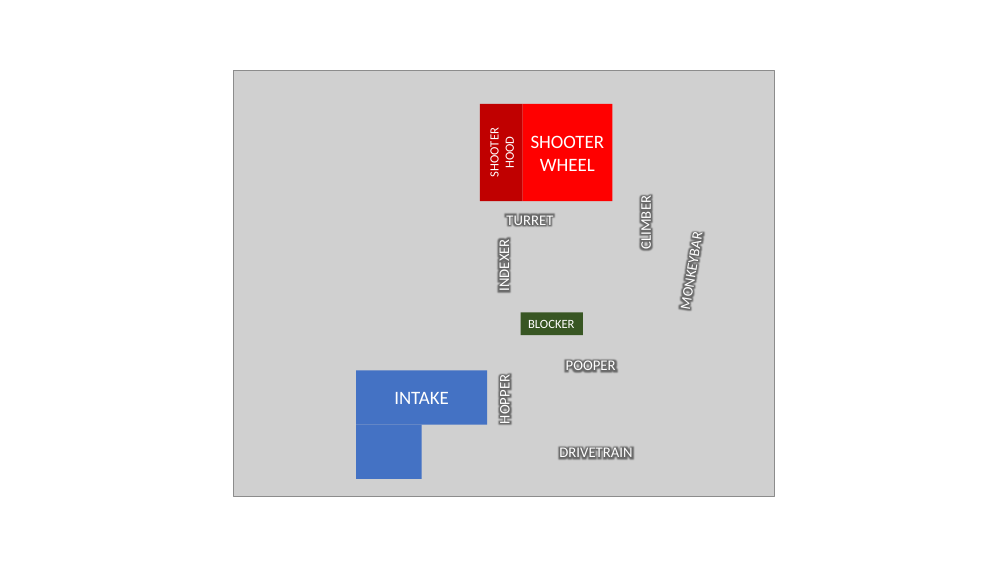
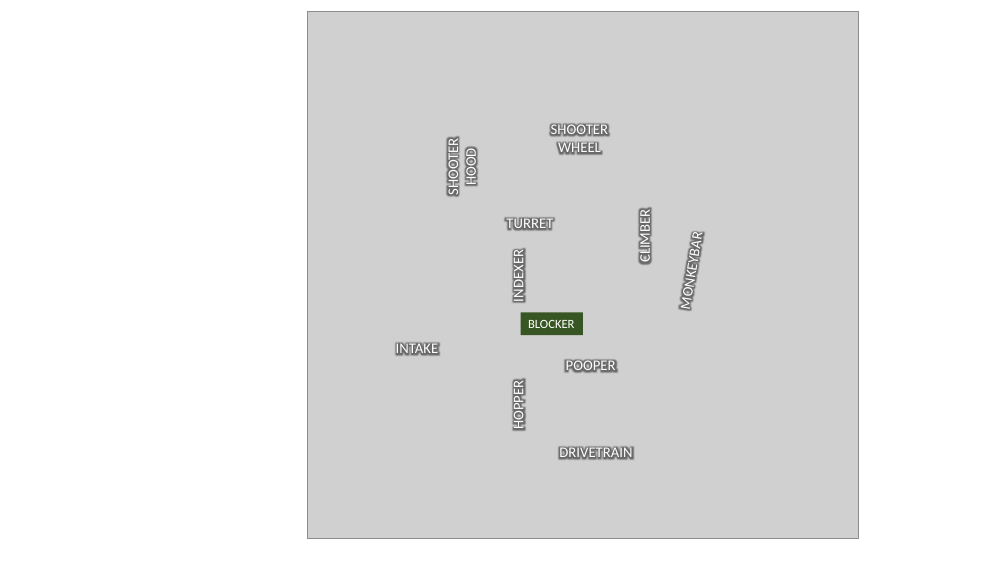
Before and after one commit to Team2168/2022_Main_Robot, a slide deck: slide 1 of images/labeled_robot.pptx. Drawn at 1008x567 pixels with LibreOffice and Linux fonts; fonts in the diff are those of the drawing; grey boxes stand for pictures. Boxes give left, top, right and bottom in pixels: in the first picture for what was removed or moved away, otherwise in the second. Text is boxed around its words. In the diff, an @@ line names an element or a change of style, - is before the commit and + after.

```diff
--- a/images/labeled_robot.pptx
+++ b/images/labeled_robot.pptx
@@ picture: place and size @@
-picture at bbox=[234, 70, 775, 497]
+picture at bbox=[308, 11, 859, 539]
@@ text "SHOOTER WHEEL": place and size @@
-text "SHOOTER WHEEL" at bbox=[523, 104, 613, 201]
+text "SHOOTER WHEEL" at bbox=[551, 122, 608, 154]
@@ text "SHOOTER WHEEL" at bbox=[551, 122, 608, 154]: size 18 to 14 pt; vertical alignment middle to top; fill #FF0000 to none @@
@@ text "SHOOTER HOOD" at bbox=[444, 143, 480, 194]: size 12 to 14 pt; vertical alignment middle to top; fill #C00000 to none; rotation 0 to 270 degrees @@
@@ text "CLIMBER": place and size @@
-text "CLIMBER" at bbox=[637, 201, 655, 249]
+text "CLIMBER" at bbox=[636, 214, 654, 262]
@@ text "TURRET": place and size @@
-text "TURRET" at bbox=[506, 212, 553, 229]
+text "TURRET" at bbox=[506, 216, 553, 233]
@@ text "INDEXER": place and size @@
-text "INDEXER" at bbox=[495, 244, 513, 290]
+text "INDEXER" at bbox=[509, 255, 527, 301]
@@ text "INTAKE": place and size @@
-text "INTAKE" at bbox=[356, 371, 487, 425]
+text "INTAKE" at bbox=[396, 341, 439, 358]
@@ text "INTAKE" at bbox=[396, 341, 439, 358]: size 18 to 14 pt; alignment centre to left; vertical alignment middle to top; fill #4472C4 to none @@
@@ text "HOPPER": place and size @@
-text "HOPPER" at bbox=[496, 379, 514, 423]
+text "HOPPER" at bbox=[509, 384, 527, 428]
@@ rectangle removed at bbox=[356, 425, 422, 479] @@
```
Also in this commit, not shown: 1 other file.
